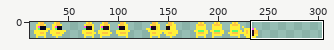
Edited in one commit: sprite sheet (public/assets/sprites/cdc_man.png). Above: a wide view before the commit, with the close-up outlined.
Close-up. Before the edit:
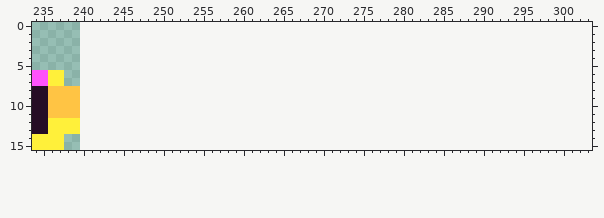
The file is 240x16 pixels. Colours within 5 levels of each other are drawn and written as one. Shown: x 234..303, y 0..15. The old version is drawn lined up with the new one, on the new canvas. The wide view leaves out empty margins.
Once edited:
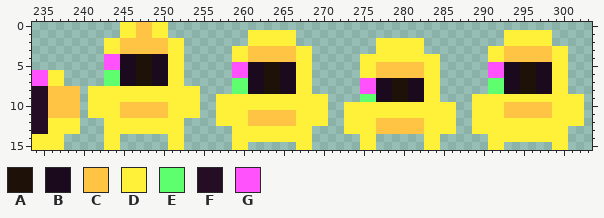
Palette (. is transparent): A #1e1208  B #1b0a1e  C #ffc444  D #fff03a  E #5dff6e  F #260d26  G #ff52fc
Difference:
canvas 240x16 -> 304x16
@@ x 234..303 @@
- 0 ......................................................................
- 1 ......................................................................
- 2 ......................................................................
- 3 ......................................................................
- 4 ......................................................................
- 5 ......................................................................
- 6 GGDD..................................................................
- 7 GGDD..................................................................
- 8 FFCCCC................................................................
- 9 FFCCCC................................................................
-10 FFCCCC................................................................
-11 FFCCCC................................................................
-12 FFDDDD................................................................
-13 FFDDDD................................................................
-14 DDDD..................................................................
-15 DDDD..................................................................
+ 0 ...........DDCCDD.....................................................
+ 1 ...........DDCCDD..........DDDDDD..........................DDDDDD.....
+ 2 .........DDCCCCCCDD........DDDDDD..........DDDDDD..........DDDDDD.....
+ 3 .........DDCCCCCCDD......DDCCCCCCDD........DDDDDD........DDCCCCCCDD...
+ 4 .........GGBBAABBDD......DDCCCCCCDD......DDDDDDDDDD......DDCCCCCCDD...
+ 5 .........GGBBAABBDD......GGBBAABBDD......DDCCCCCCDD......GGBBAABBDD...
+ 6 GGDD.....EEBBAABBDD......GGBBAABBDD......DDCCCCCCDD......GGBBAABBDD...
+ 7 GGDD.....EEBBAABBDD......EEBBAABBDD......GGBBAABBDD......EEBBAABBDD...
+ 8 FFCCCC.DDDDDDDDDDDDDD....EEBBAABBDD......GGBBAABBDD......EEBBAABBDD...
+ 9 FFCCCC.DDDDDDDDDDDDDD..DDDDDDDDDDDDDD....EEBBAABBDD....DDDDDDDDDDDDDD.
+10 FFCCCC.DDDDCCCCCCDDDD..DDDDDDDDDDDDDD..DDDDDDDDDDDDDD..DDDDCCCCCCDDDD.
+11 FFCCCC.DDDDCCCCCCDDDD..DDDDCCCCCCDDDD..DDDDDDDDDDDDDD..DDDDCCCCCCDDDD.
+12 FFDDDD...DDDDDDDDDD....DDDDCCCCCCDDDD..DDDDCCCCCCDDDD..DDDDDDDDDDDDDD.
+13 FFDDDD...DDDDDDDDDD......DDDDDDDDDD....DDDDCCCCCCDDDD..DDDDDDDDDDDD...
+14 DDDD.....DD......DD......DDDDDDDDDD......DD......DD......DDDDDDDDDD...
+15 DDDD.....DD......DD......DD......DD......DD......DD......DD......DD...
Where, in picture pixels (left, top, right, bottom), the same in both close-ups:
added: (88, 22, 584, 150)
